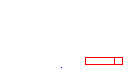
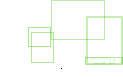
Comparing the layer stacks of the two (123, 77) images. Changes:
painted on "actions" over [28, 3, 91, 69]
